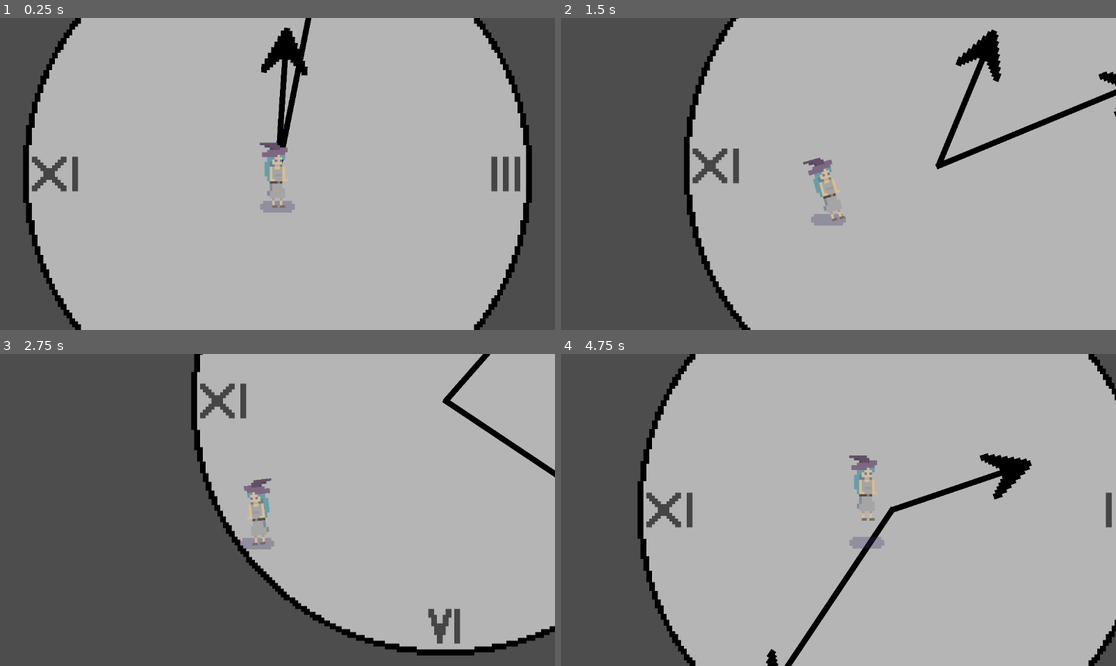
Above: before the commit, frames 1-4 (two rows, left to right).
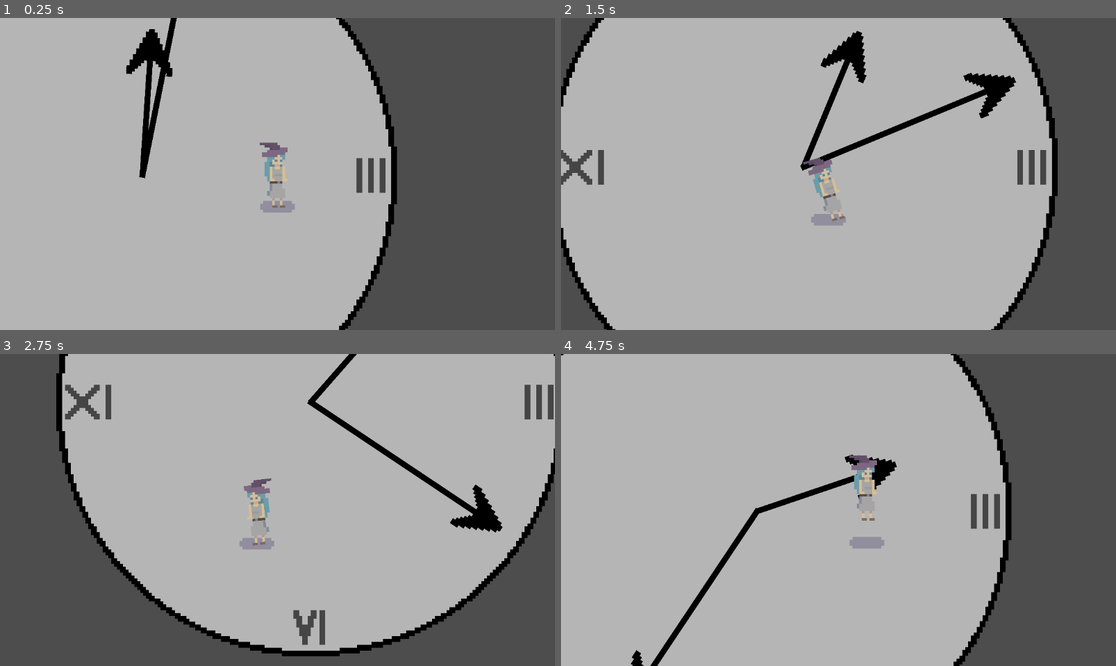
Above: after the commit, the same moments.

Repository: arrowira/miniJam189
Game: Godot game, scene res://main.tscn
Two runs of this game, one before a commit and one after it. Both use one fixed random seed, a clock stepped at 60 frames per second and the inputs below.
Inputs:
- Up to frame 1 (0.25 s): no input
- Up to frame 2 (1.5 s): hold A (right) 0.53-1.28 s; tap Space (jump) at 0.77 s; hold S (down) from 1.28 s (still down)
- Up to frame 3 (2.75 s): tap Space (jump) at 1.52 s; release S (down) at 2.03 s; hold A (right) from 2.03 s (still down)
- Up to frame 4 (4.75 s): release A (right) at 2.78 s; hold W (up) 2.78-3.53 s; tap Space (jump) at 3.02, 3.77, 4.52 s; hold D (left) from 3.53 s (still down)

The runs differ from the first frame. In frame 1, 37% of the frame differs, in the area x 0-96%, y 0-100%; in frame 2, 43%; in frame 3, 34%; in frame 4, 44%, in the area x 0-100%, y 0-100%.

Commit message:
Added Cauldron Object

Diff:
--- /dev/null
+++ b/minijam189/Cauldron.tscn
@@ -0,0 +1,18 @@
+[gd_scene load_steps=3 format=3 uid="uid://ceou6ww1oulsy"]
+
+[ext_resource type="Texture2D" uid="uid://cr6gbmelb0d2e" path="res://sprites/cauldron-1.png.png" id="1_rw2sa"]
+
+[sub_resource type="RectangleShape2D" id="RectangleShape2D_6ksj4"]
+size = Vector2(636, 491)
+
+[node name="Cauldron" type="Node2D"]
+
+[node name="StaticBody2D" type="StaticBody2D" parent="."]
+position = Vector2(1, 50.5)
+
+[node name="Sprite2D" type="Sprite2D" parent="StaticBody2D"]
+position = Vector2(-1, -50.5)
+texture = ExtResource("1_rw2sa")
+
+[node name="CollisionShape2D" type="CollisionShape2D" parent="StaticBody2D"]
+shape = SubResource("RectangleShape2D_6ksj4")
--- a/minijam189/main.tscn
+++ b/minijam189/main.tscn
@@ -8,3 +8,4 @@
 [node name="Node2D" parent="." instance=ExtResource("1_cu0o8")]
 
 [node name="player" parent="." instance=ExtResource("2_fvhht")]
+position = Vector2(934, -9)
--- a/minijam189/player.tscn
+++ b/minijam189/player.tscn
@@ -5,6 +5,7 @@
 [ext_resource type="Texture2D" uid="uid://bxutoko141rn8" path="res://sprites/shadow-1.png.png" id="2_sk2sv"]
 
 [sub_resource type="RectangleShape2D" id="RectangleShape2D_a4gjh"]
+size = Vector2(123, 362)
 
 [sub_resource type="Animation" id="Animation_1bbbk"]
 length = 0.001
@@ -111,6 +112,7 @@
 texture = ExtResource("2_sk2sv")
 
 [node name="CollisionShape2D" type="CollisionShape2D" parent="CharacterBody2D"]
+position = Vector2(-7.5, 49)
 shape = SubResource("RectangleShape2D_a4gjh")
 
 [node name="Sprite2D" type="Sprite2D" parent="CharacterBody2D"]
